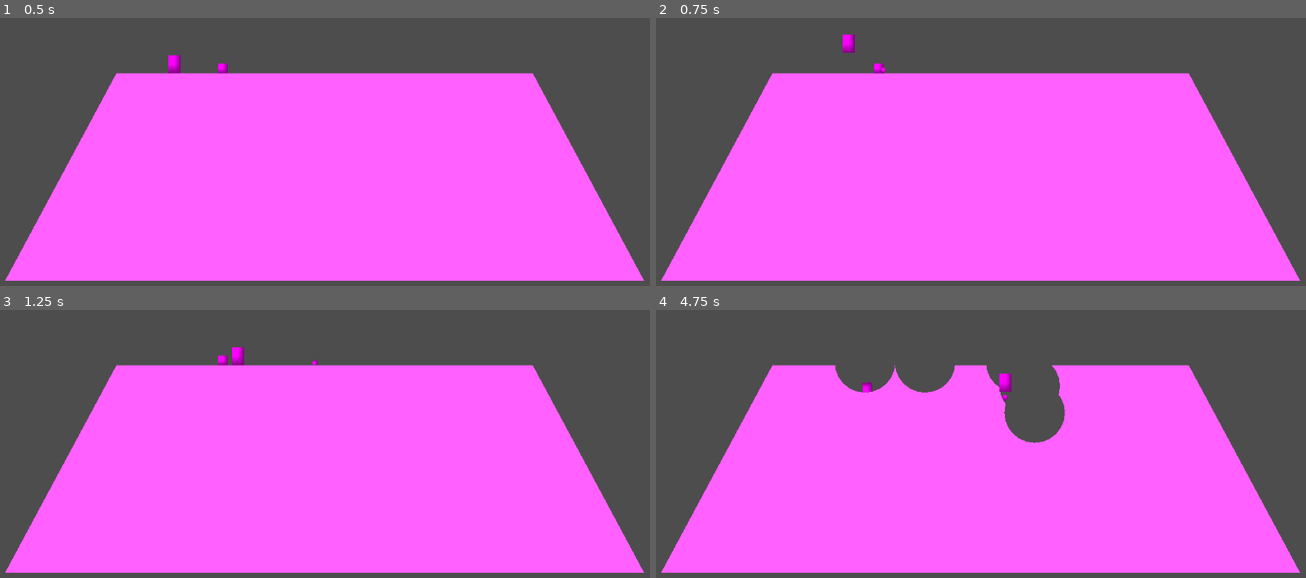
Above: before the commit, frames 1-4 (two rows, left to right).
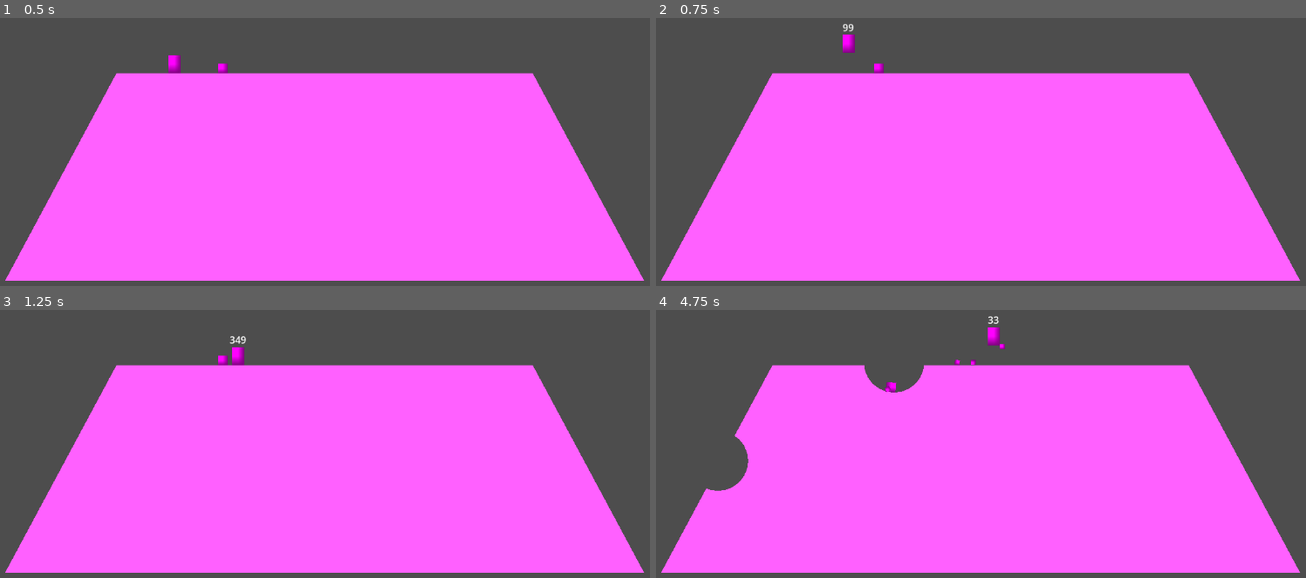
Above: after the commit, the same moments.

Repository: fredchien3/20-game-challenge
Game: Godot game, scene res://main/main.tscn
The game is run twice, just before and just after one commit, with the same random seed, the same clock (stepped at 60 frames per second) and the same inputs.
Inputs (mouse positions are in pixels of both pictures, inside the frame that each line leads up to):
- Up to frame 1 (0.5 s): no input
- Up to frame 2 (0.75 s): tap Enter (ui_accept) at 0.5 s; move the mouse to (1130, 74) at 0.52 s; press the mouse at (1130, 74) at 0.53 s; hold D (move_right) from 0.53 s (still down)
- Up to frame 3 (1.25 s): keep holding D (move_right); tap Enter (ui_accept) at 0.77 s
- Up to frame 4 (4.75 s): move the mouse to (838, 406) at 1.27 s; release the mouse at (838, 406) at 1.28 s; click (838, 406) at 1.35 s; tap Enter (ui_accept) at 1.52, 3.02, 3.77, 4.52 s; move the mouse to (outside the picture) at 2.02 s; release D (move_right) at 2.03 s; press the mouse at (outside the picture) at 2.03 s; hold A (move_left) 2.03-2.78 s; tap I at 2.1, 4.35 s; move the mouse to (942, 465) at 2.77 s; release the mouse at (942, 465) at 2.78 s; hold D (move_right) 2.78-4.28 s; click (942, 465) at 2.85 s; move the mouse to (1182, 446) at 3.52 s; press the mouse at (1182, 446) at 3.53 s; move the mouse to (766, 328) at 4.27 s; release the mouse at (766, 328) at 4.28 s; hold A (move_left) from 4.28 s (still down); click (766, 328) at 4.55 s

Frame 1 is identical in both runs. In frame 2, less than 0.1% of the frame differs, in the area x 28-36%, y 2-21%; in frame 3, less than 0.1%; in frame 4, 4.6%, in the area x 7-63%, y 2-68%.

Commit message:
Implement variable power grenade throw

Diff:
--- a/7--worms/weapons/grenade.tscn
+++ b/7--worms/weapons/grenade.tscn
@@ -10,7 +10,7 @@
 [node name="Grenade" type="RigidBody2D" unique_id=1112143225]
 collision_layer = 0
 script = ExtResource("1_edgka")
-TIME_DELAY = 1.0
+TIME_DELAY = 2.0
 EXPLOSION_RADIUS = 50.0
 
 [node name="Sprite2D" type="Sprite2D" parent="." unique_id=1147942112]
--- a/7--worms/worm/worm.gd
+++ b/7--worms/worm/worm.gd
@@ -2,13 +2,40 @@
 
 signal grenade_thrown(grenade)
 
-const SPEED = 150.0
-const JUMP_VELOCITY = -250.0
+# Movement
+const SPEED := 150.0
+const JUMP_VELOCITY := -250.0
 
+# Aiming/charging
+@export var power_rate: float
+@export var max_power: float
+# Weapon scenes
 @export var GrenadeScene: PackedScene
+
+@onready var power := 0.0
 
 
 func _physics_process(delta: float) -> void:
+	handle_movement(delta)
+	handle_input(delta)
+
+	# debug
+	if power > 0:
+		$DebugLabel.text = str(int(power))
+
+
+# Event-based input handling
+func _input(event: InputEvent) -> void:
+	if event is InputEventMouseButton and not event.is_pressed():
+		# To find a vector pointing from A to B, use B - A.
+		var a = position
+		var b = event.position
+		var vector = (b - a).normalized() * power
+		throw_grenade(vector)
+		power = 0
+
+
+func handle_movement(delta: float) -> void:
 	if not is_on_floor():
 		velocity += get_gravity() * delta
 
@@ -26,15 +53,16 @@
 	move_and_slide()
 
 
-# To find a vector pointing from A to B, use B - A.
-func _input(event):
-	if event.is_action_pressed("shoot"):
-		var b = event.position
-		var a = position
-		var vector = b - a
-		throw_grenade(vector)
+# Polling-based input handling
+func handle_input(delta: float) -> void:
+	# Charge up weapon power
+	if Input.is_action_pressed("shoot"):
+		if power < max_power:
+			power += power_rate * delta
 
 
+## Instantiates a grenade with the correct position and velocity, emits it
+## for parent to handle
 func throw_grenade(vector: Vector2):
 	var grenade = GrenadeScene.instantiate()
 	grenade.position = position
--- a/7--worms/worm/worm.tscn
+++ b/7--worms/worm/worm.tscn
@@ -10,6 +10,8 @@
 [node name="Worm" type="CharacterBody2D" unique_id=1631304650]
 collision_layer = 0
 script = ExtResource("1_owvmj")
+power_rate = 500.0
+max_power = 750.0
 GrenadeScene = ExtResource("2_cbyew")
 
 [node name="Sprite2D" type="Sprite2D" parent="." unique_id=622019416]
@@ -19,3 +21,10 @@
 
 [node name="CollisionShape2D" type="CollisionShape2D" parent="." unique_id=2094025430]
 shape = SubResource("CapsuleShape2D_wm2cs")
+
+[node name="DebugLabel" type="Label" parent="." unique_id=306341189]
+offset_left = -20.0
+offset_top = -39.0
+offset_right = 20.0
+offset_bottom = -16.0
+horizontal_alignment = 1
